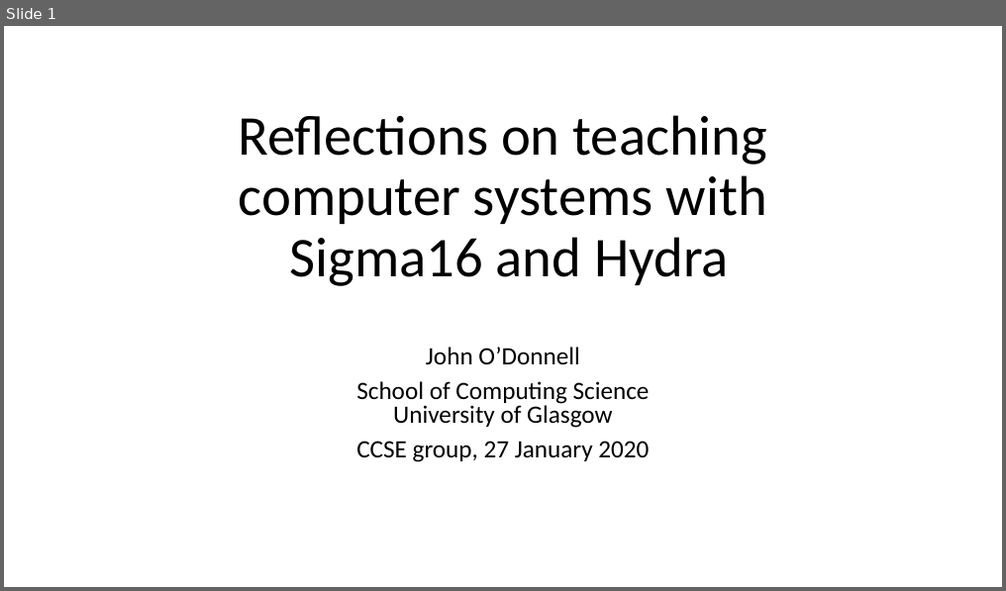
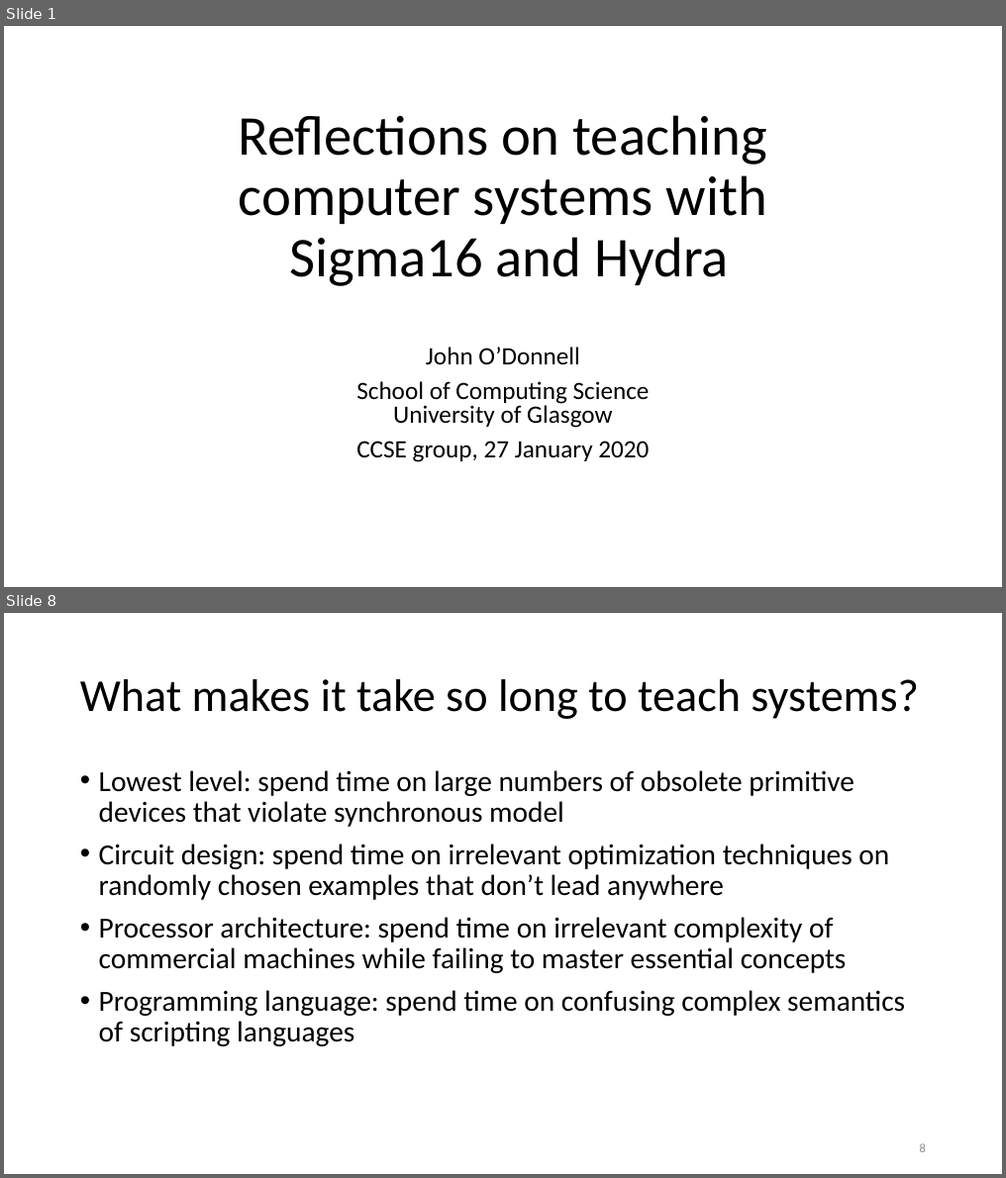
Before and after one commit to jtod/jtod.github.io, a slide deck: home/Sigma16/dev/docs/papers/Computer systems with Sigma16 and Hydra.pptx. Shown one above the other, each under a label of ours: slide 1 before the commit, slides 1 and 8 after it; the slides between them are not shown. The pictures are 1006x591 and 1006x1178 pixels, drawn with LibreOffice and Linux fonts; fonts in the diff are those of the drawing. Boxes give left, top, right and bottom in pixels: in the first picture for what was removed or moved away, otherwise in the second. Text is boxed around its words. In the diff, an @@ line names an element or a change of style, - is before the commit and + after.

```diff
--- a/home/Sigma16/dev/docs/papers/Computer systems with Sigma16 and Hydra.pptx
+++ b/home/Sigma16/dev/docs/papers/Computer systems with Sigma16 and Hydra.pptx
@@ slide 8 added at (4, 613, 1002, 1174), background #FFFFFF @@
@@ title added at (80, 679, 919, 719), 44 pt, text #000000 @@
+What makes it take so long to teach systems?
@@ text added at (99, 770, 905, 1047), 28 pt, text #000000 @@
+• Lowest level: spend time on large numbers of obsolete primitive devices that violate synchronous model
+• Circuit design: spend time on irrelevant optimization techniques on randomly chosen examples that don’t lead anywhere
+• Processor architecture: spend time on irrelevant complexity of commercial machines while failing to master essential concepts
+• Programming language: spend time on confusing complex semantics of scripting languages
@@ page number added at (920, 1144, 926, 1153), 12 pt, text #8C8C8C @@
+8
```
Also in this commit, not shown: 3 slides changed, 24 other slides added, 1 slide removed, 11 other files.
